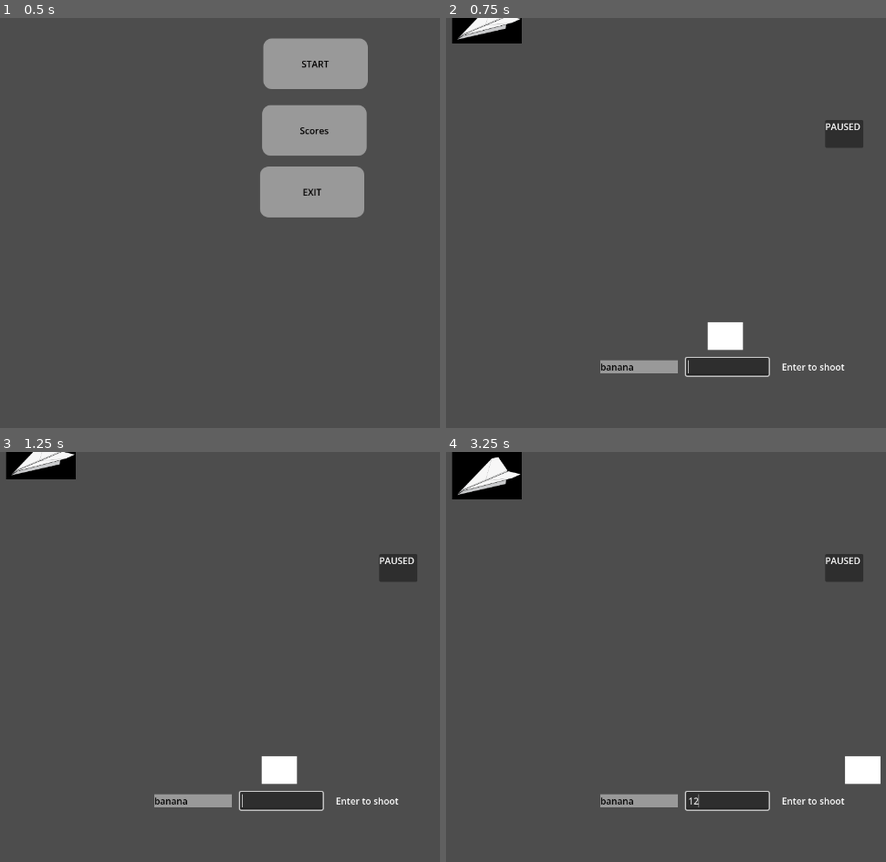
Above: before the commit, frames 1-4 (two rows, left to right).
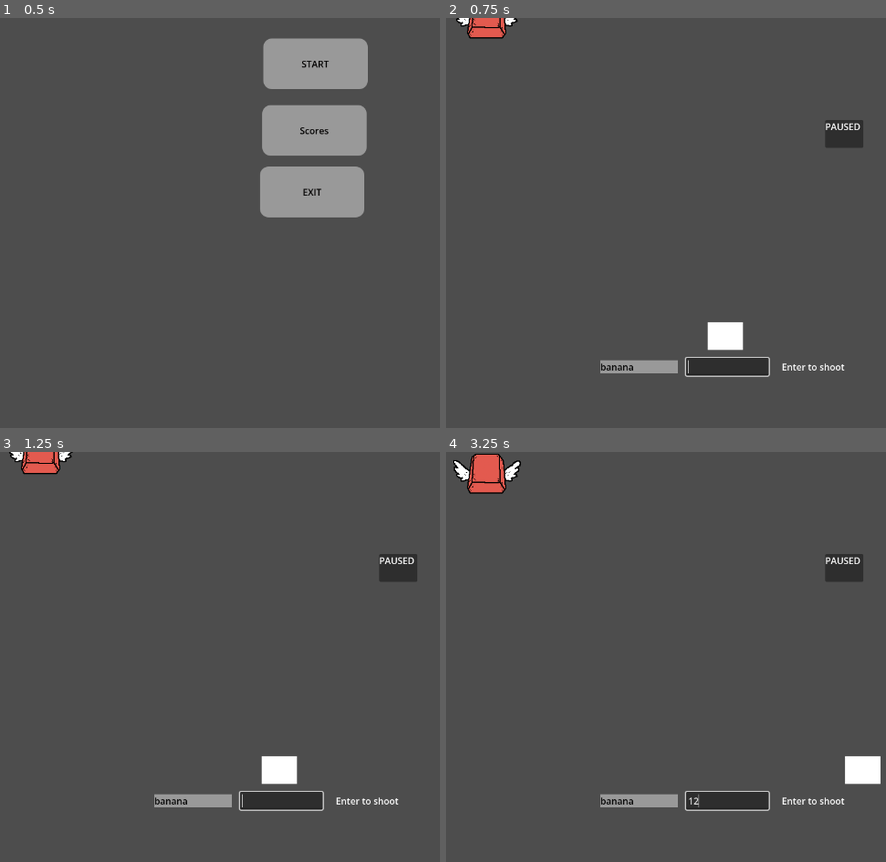
Above: after the commit, the same moments.

Repository: Jsalazar68/3390_project3
Game: Godot game, scene res://scenes/main_menu/Menu.tscn
The game is run twice, just before and just after one commit, with the same random seed, the same clock (stepped at 60 frames per second) and the same inputs.
Inputs (mouse positions are in pixels of both pictures, inside the frame that each line leads up to):
- Up to frame 1 (0.5 s): no input
- Up to frame 2 (0.75 s): click "START" at 0.5 s
- Up to frame 3 (1.25 s): no input
- Up to frame 4 (3.25 s): click (727, 800) at 1.27 s; type "12" at 1.35 s; tap Enter (ui_accept) at 2, 2.27, 3.02 s; hold Right (ui_right) from 2.03 s (still down)

Frame 1 is identical in both runs. In frame 2, 0.9% of the frame differs, in the area x 1-18%, y 0-7%; in frame 3, 1.0%; in frame 4, 1.7%, in the area x 1-18%, y 0-12%.

Commit message:
added enemy sprite
Made the enemy. replaced old temp sprite.

Diff:
--- a/Scenes/game/Enemy.tscn
+++ b/Scenes/game/Enemy.tscn
@@ -1,15 +1,15 @@
 [gd_scene format=3 uid="uid://ceq056rkdlvir"]
 
-[ext_resource type="Script" uid="uid://h3j5sik35t46" path="res://Scenes/game/enemy.gd" id="1_a75k1"]
-[ext_resource type="Texture2D" uid="uid://cmqak0wuielce" path="res://assets/sprites/enemyplane.png" id="1_t28hw"]
+[ext_resource type="Texture2D" uid="uid://bgqwd1jhecugq" path="res://assets/sprites/enemy.png" id="1_6vb2m"]
+[ext_resource type="Script" uid="uid://h3j5sik35t46" path="res://scenes/game/enemy.gd" id="1_a75k1"]
 
 [sub_resource type="CircleShape2D" id="CircleShape2D_f6tw0"]
-radius = 172.80687
+radius = 66.020004
 
 [node name="Enemy" type="Sprite2D" unique_id=1501290424]
+texture_filter = 1
 position = Vector2(31.000004, 7.625)
-scale = Vector2(0.2747748, 0.38133642)
-texture = ExtResource("1_t28hw")
+texture = ExtResource("1_6vb2m")
 script = ExtResource("1_a75k1")
 
 [node name="CollisionShape2D" type="CollisionShape2D" parent="." unique_id=2021526251]
Binary file added: assets/sprites/enemy.png
Not shown, added: assets/sprites/enemy.png.import
